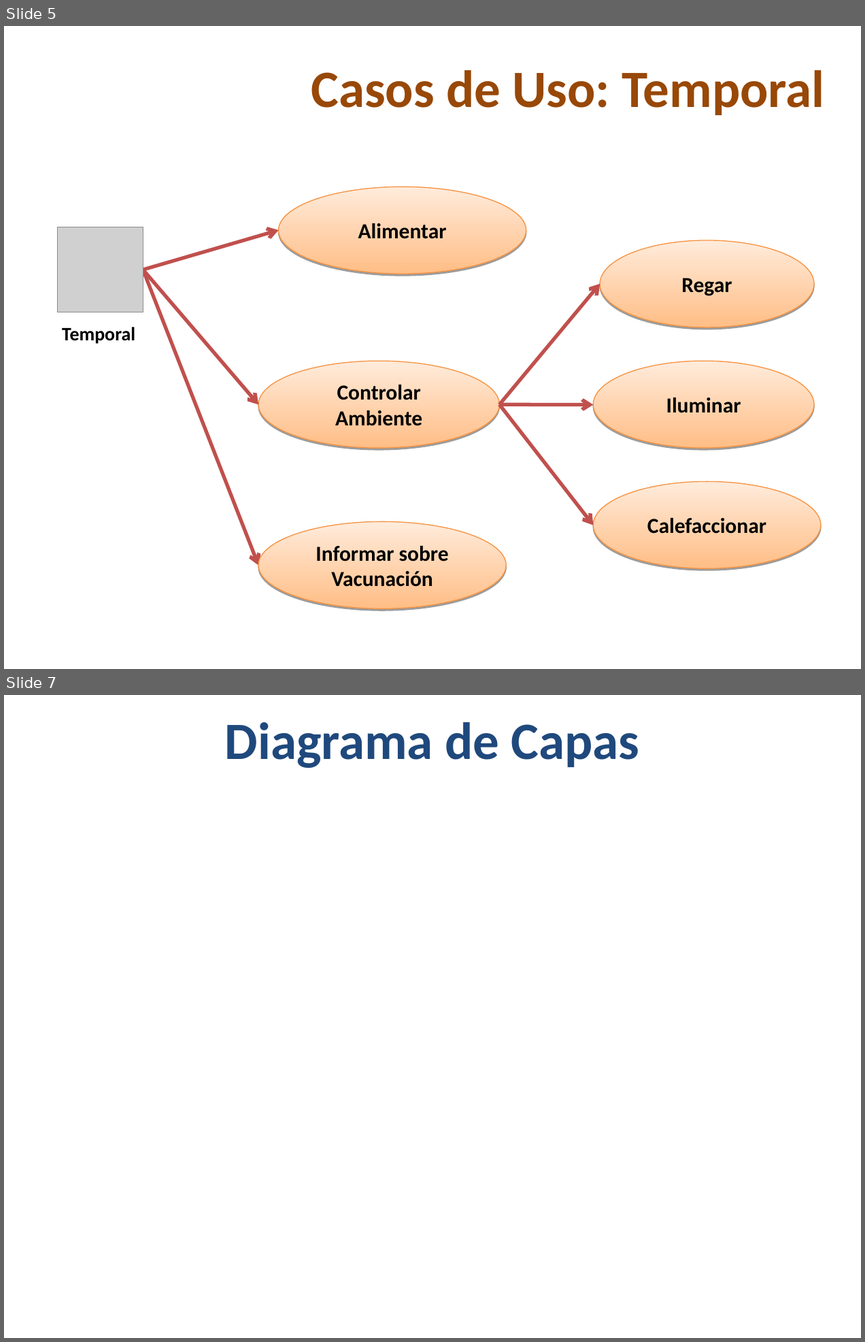
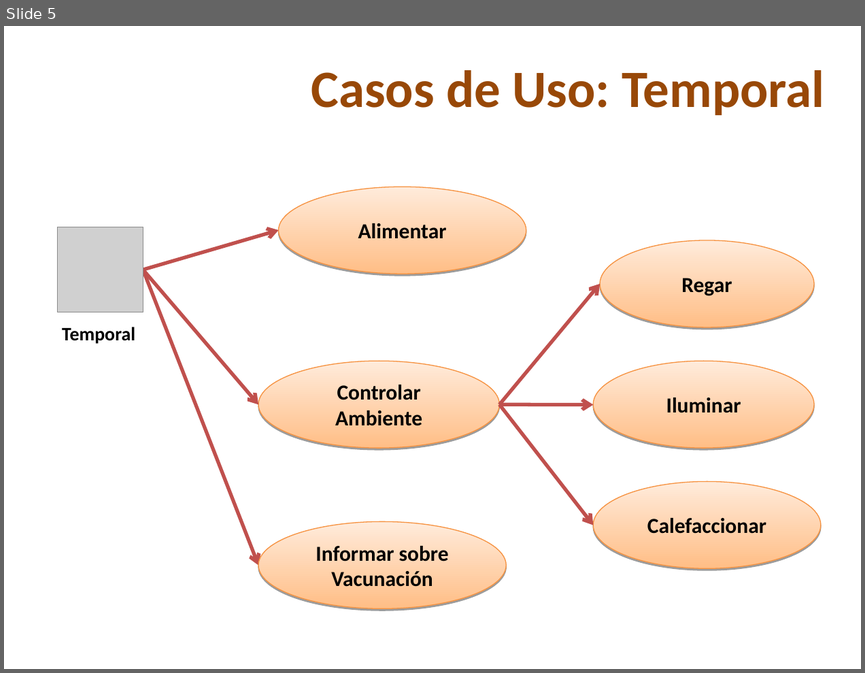
Before and after one commit to nicohen/taller-desarrollo-proyectos-i, a slide deck: Presentaciones/PresentacionDesarrollo.ppt. Shown one above the other, each under a label of ours: slides 5 and 7 before the commit, slide 5 after it; the slides between them are not shown. The pictures are 865x1342 and 865x673 pixels, drawn with LibreOffice and Linux fonts; fonts in the diff are those of the drawing; grey boxes stand for pictures; background and template pictures are left out. Boxes give left, top, right and bottom in pixels: in the first picture for what was removed or moved away, otherwise in the second. Text is boxed around its words. In the diff, an @@ line names an element or a change of style, - is before the commit and + after.

```diff
--- a/Presentaciones/PresentacionDesarrollo.ppt
+++ b/Presentaciones/PresentacionDesarrollo.ppt
@@ slide 7 removed at <box>4,695,861,1338</box>, background picture (left out) @@
@@ title removed at <box>225,722,640,768</box> @@
-Diagrama de Capas
```
Also in this commit, not shown: 2 slides changed, 8 slides added, 1 other slide removed.
